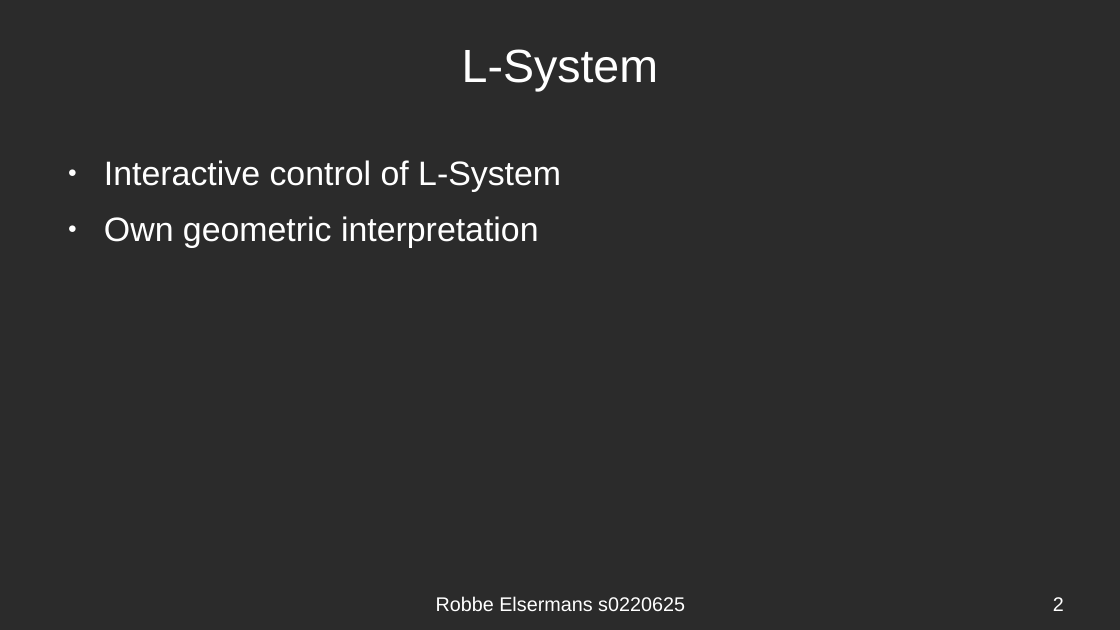
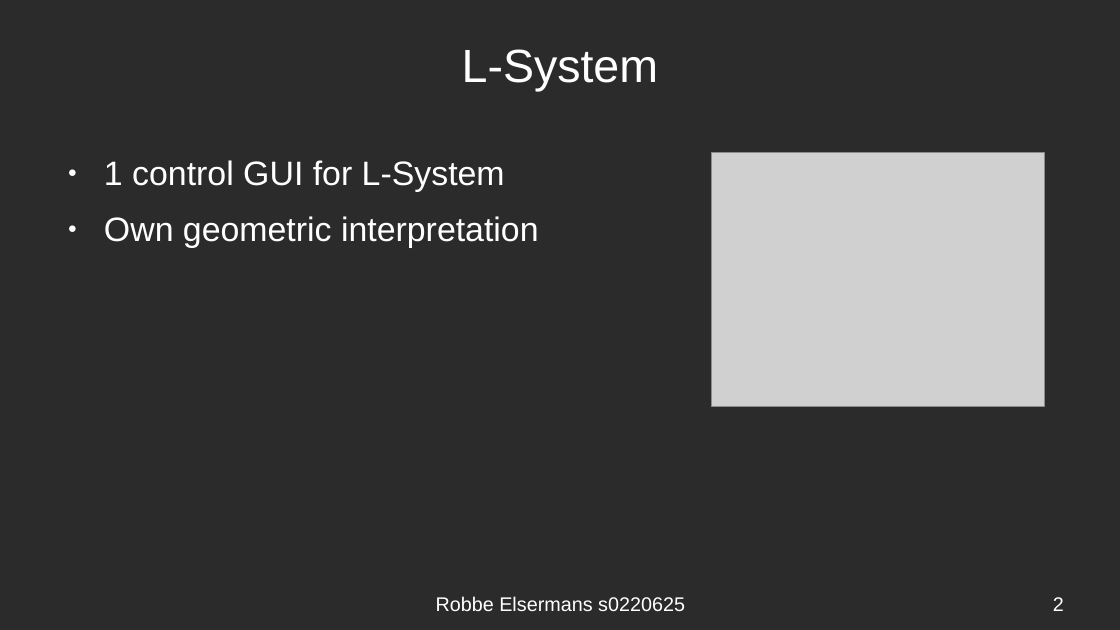
Before and after one commit to RobbeElsermans/DataStructure, a slide deck: slide 2 of ppt.odp. Drawn at 1120x630 pixels with LibreOffice and Linux fonts; fonts in the diff are those of the drawing; grey boxes stand for pictures; background and template pictures are left out; a plain dark background stands for a picture behind light text. Boxes give left, top, right and bottom in pixels: in the first picture for what was removed or moved away, otherwise in the second. Text is boxed around its words. In the diff, an @@ line names an element or a change of style, - is before the commit and + after.

```diff
--- a/ppt.odp
+++ b/ppt.odp
@@ text at [104,160,505,192]: text changed @@
-● Interactive control of L-System
+● 1 control GUI for L-System
@@ picture added at [711,152,1045,407] @@
```
Also in this commit, not shown: 1 other slide changed, 13 other files.
